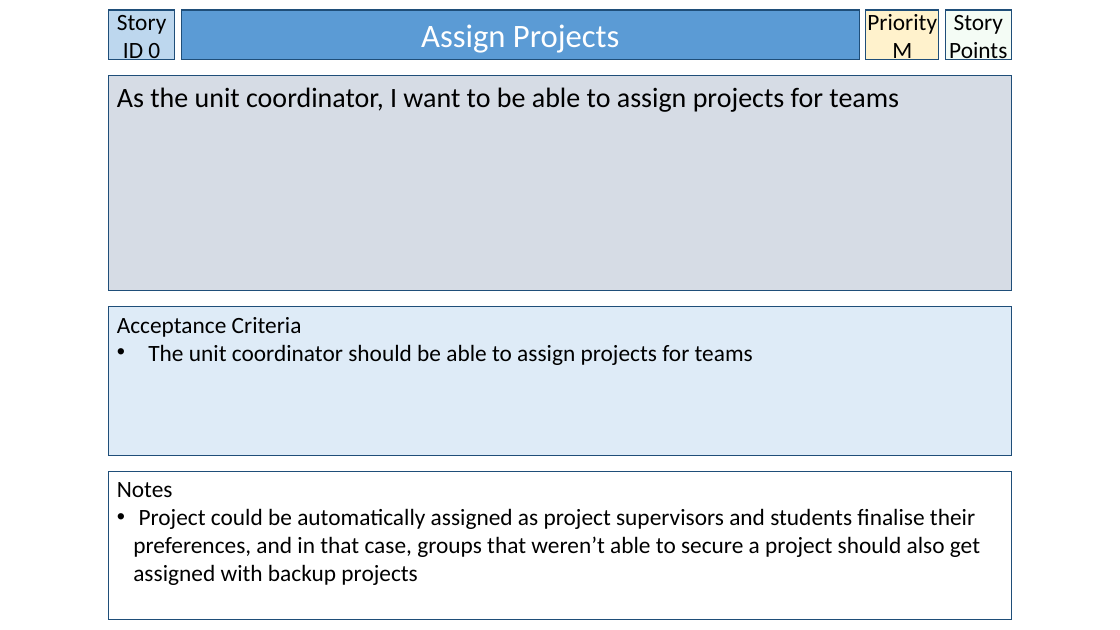
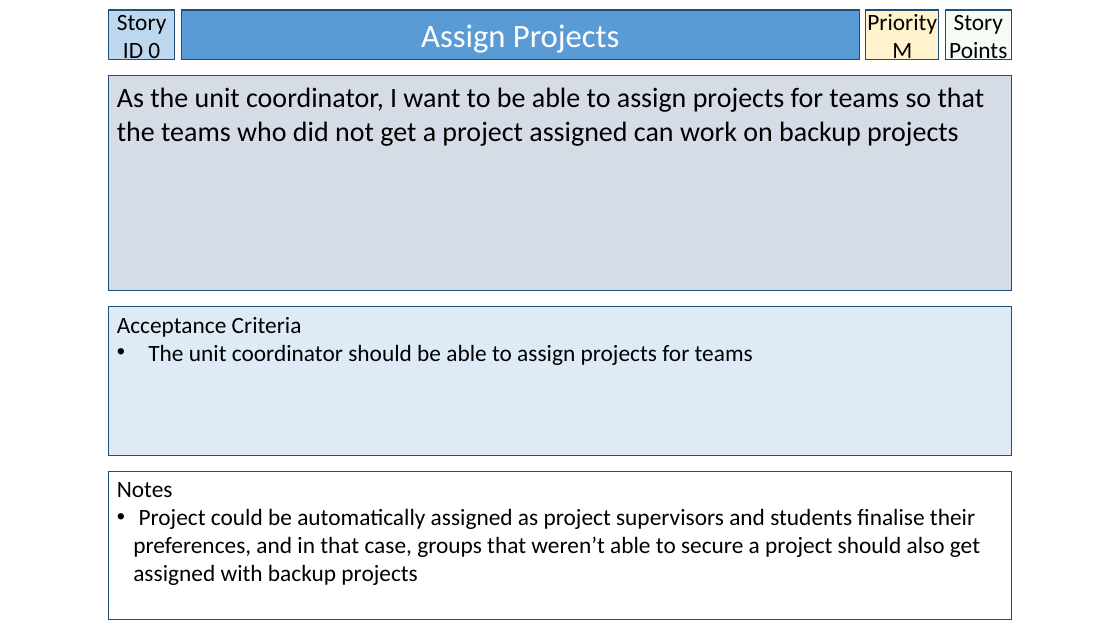
Before and after one commit to BrissyKim/group14, a slide deck: slide 10 of User_story/Yoon User Stories.pptx. Drawn at 1120x630 pixels with LibreOffice and Linux fonts; fonts in the diff are those of the drawing. Boxes give left, top, right and bottom in pixels: in the first picture for what was removed or moved away, otherwise in the second. Text is boxed around its words. In the diff, an @@ line names an element or a change of style, - is before the commit and + after.

```diff
--- a/User_story/Yoon User Stories.pptx
+++ b/User_story/Yoon User Stories.pptx
@@ text in rectangle at box(117, 87, 985, 146): text changed @@
-As the unit coordinator, I want to be able to assign projects for teams
+As the unit coordinator, I want to be able to assign projects for teams so that the teams who did not get a project assigned can work on backup projects
```
Also in this commit, not shown: 11 other slides changed, 2 slides added.
